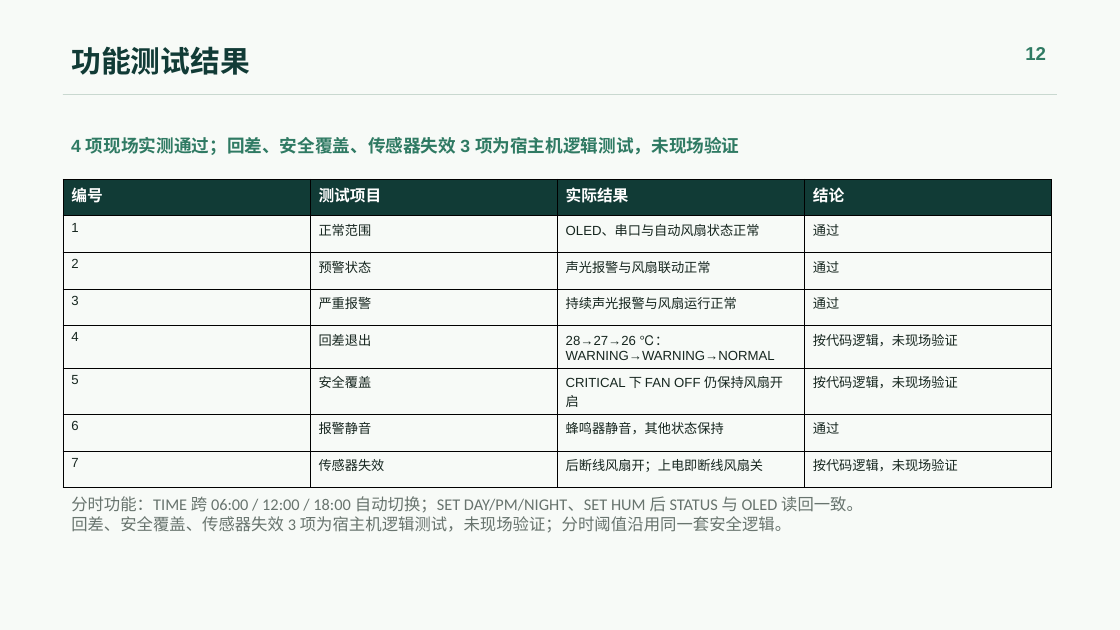
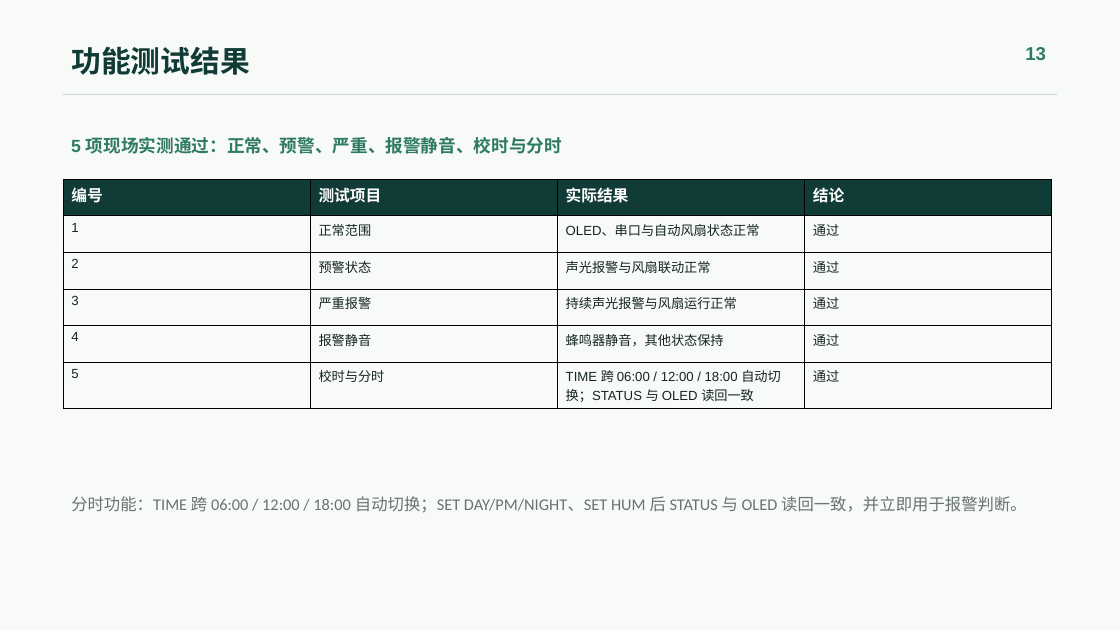
Before and after one commit to Ygreece/UNO_DHT22_OLED, a slide deck: slide 13 of docs/submission/室内大棚温湿度监测与风扇控制系统_答辩汇报_脱敏版.pptx (slide 12 before the commit). Drawn at 1120x630 pixels with LibreOffice and Linux fonts; fonts in the diff are those of the drawing. Boxes give left, top, right and bottom in pixels: in the first picture for what was removed or moved away, otherwise in the second. Text is boxed around its words. In the diff, an @@ line names an element or a change of style, - is before the commit and + after.

```diff
--- a/docs/submission/室内大棚温湿度监测与风扇控制系统_答辩汇报_脱敏版.pptx
+++ b/docs/submission/室内大棚温湿度监测与风扇控制系统_答辩汇报_脱敏版.pptx
@@ text at (1025, 47, 1046, 60): text changed @@
-12
+13
@@ text at (71, 137, 562, 154): text changed @@
-4 项现场实测通过；回差、安全覆盖、传感器失效 3 项为宿主机逻辑测试，未现场验证
+5 项现场实测通过：正常、预警、严重、报警静音、校时与分时
@@ table at (63, 180, 1051, 473) @@
-row 5: 4 | 回差退出 | 28→27→26 ℃：WARNING→WARNING→NORMAL | 按代码逻辑，未现场验证
-row 6: 5 | 安全覆盖 | CRITICAL 下 FAN OFF 仍保持风扇开启 | 按代码逻辑，未现场验证
-row 7: 6 | 报警静音 | 蜂鸣器静音，其他状态保持 | 通过
-row 8: 7 | 传感器失效 | 后断线风扇开；上电即断线风扇关 | 按代码逻辑，未现场验证
+row 5: 4 | 报警静音 | 蜂鸣器静音，其他状态保持 | 通过
+row 6: 5 | 校时与分时 | TIME 跨 06:00 / 12:00 / 18:00 自动切换；STATUS 与 OLED 读回一致 | 通过
@@ text at (71, 496, 1027, 513): text changed @@
-分时功能：TIME 跨 06:00 / 12:00 / 18:00 自动切换；SET DAY/PM/NIGHT、SET HUM 后 STATUS 与 OLED 读回一致。
-回差、安全覆盖、传感器失效 3 项为宿主机逻辑测试，未现场验证；分时阈值沿用同一套安全逻辑。
+分时功能：TIME 跨 06:00 / 12:00 / 18:00 自动切换；SET DAY/PM/NIGHT、SET HUM 后 STATUS 与 OLED 读回一致，并立即用于报警判断。
```
Also in this commit, not shown: 14 other slides changed, 1 slide added, 1 other file.
